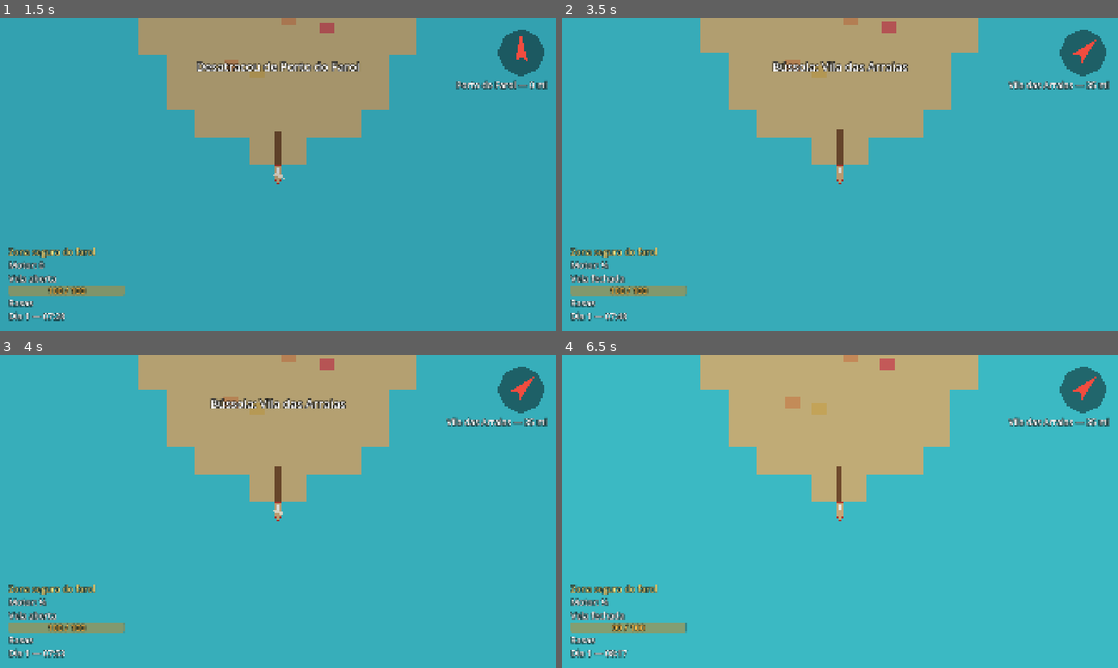
Above: before the commit, frames 1-4 (two rows, left to right).
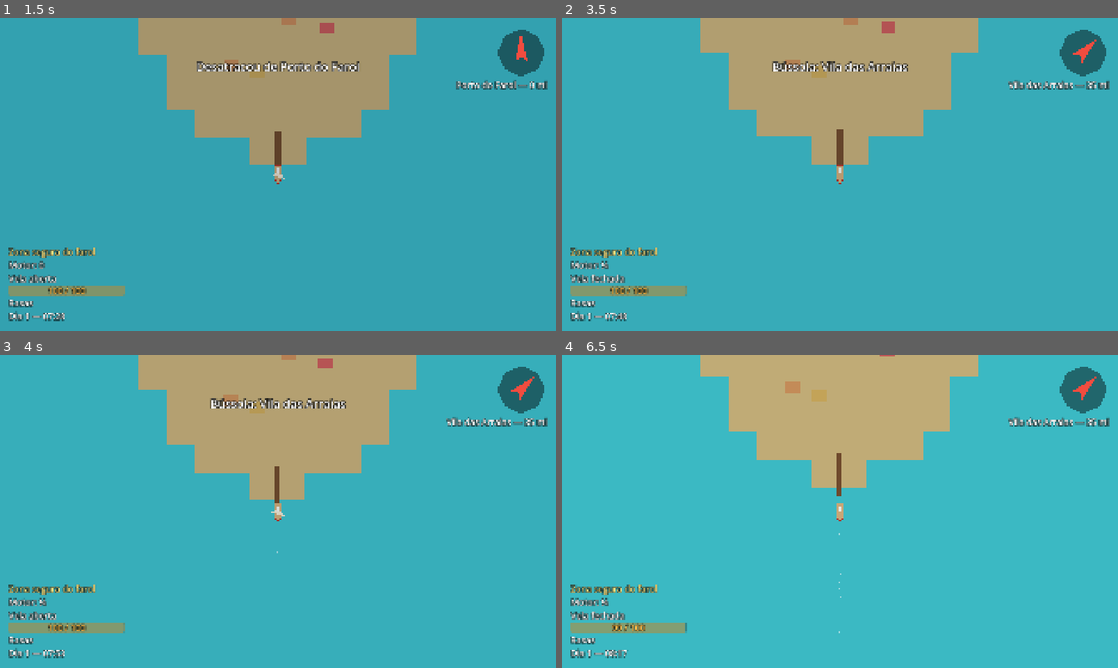
Above: after the commit, the same moments.

Repository: gabrielrm72660/pescador-da-vila
Game: Godot game, scene res://cenas/Principal.tscn
The game is run twice, just before and just after one commit, with the same random seed, the same clock (stepped at 60 frames per second) and the same inputs.
Inputs:
- Up to frame 1 (1.5 s): tap V (vela) at 0.6 s; tap E (atracar) at 1.35 s
- Up to frame 2 (3.5 s): tap V (vela) at 1.55, 2.3, 3.05 s; tap Enter at 2 s; tap B (destino) at 2.1 s; tap Space at 2.75 s; tap W (motor_subir) at 2.85 s
- Up to frame 3 (4 s): tap V (vela) at 3.6 s
- Up to frame 4 (6.5 s): tap D (virar_dir) at 4.35 s; tap V (vela) at 4.55, 5.3, 5.85 s; tap A (virar_esq) at 5.1 s

Frame 1 is identical in both runs. In frame 2, 0.1% of the frame differs, in the area x 35-65%, y 1-39%; in frame 3, 0.4%; in frame 4, 2.9%, in the area x 24-75%, y 0-89%.

Commit message:
fix: correções da revisão final da fase 2
- barco não fica mais preso na costa nem na borda: só perde embalo o que vai contra a parede
- aviso quando o combustível acaba (abrir a vela)
- aviso na borda do mundo e câmera limitada ao mapa
- zona do painel segue o tile (célula), não o ponto exato

Co-Authored-By: Claude Fable 5.2 <noreply@anthropic.com>
Claude-Session: https://claude.ai/code/session_016UFxTBVdX3eT4ethx5aHNb

Diff:
--- a/pescador/cenas/barco.gd
+++ b/pescador/cenas/barco.gd
@@ -5,6 +5,7 @@
 const Navegacao = preload("res://logica/navegacao.gd")
 
 signal combustivel_mudou(valor: float)
+signal combustivel_acabou
 
 @export var nivel_motor := 1
 @export var vela_grande := false
@@ -45,6 +46,8 @@
 		if gasto > 0.0:
 			combustivel = maxf(0.0, combustivel - gasto)
 			combustivel_mudou.emit(combustivel)
+			if combustivel <= 0.0:
+				combustivel_acabou.emit()
 	velocity = Vector2.from_angle(rotation) * vel + Navegacao.deriva(p_corrente_ang, p_vento_ang, p_forca_vento)
 	_visual()
 
@@ -58,9 +61,10 @@
 	}
 	passo(dt, entrada, vento_ang, forca_vento, corrente_ang)
 	move_and_slide()
-	# bateu de frente na costa: perde o embalo em vez de empurrar a ilha para sempre
-	if get_slide_collision_count() > 0:
-		vel *= 0.6
+	# bateu na costa: perde só o embalo que vai contra ela; de lado desliza e de ré sai livre
+	var frente := Vector2.from_angle(rotation)
+	for i in get_slide_collision_count():
+		vel = Navegacao.freio_colisao(vel, frente, get_slide_collision(i).get_normal())
 
 
 func _visual() -> void:
--- a/pescador/cenas/mundo.gd
+++ b/pescador/cenas/mundo.gd
@@ -23,6 +23,7 @@
 var aviso_id := 0
 var _rng := RandomNumberGenerator.new()
 var _iniciado := false
+var _na_borda := false
 
 
 func _ready() -> void:
@@ -42,6 +43,14 @@
 	$Farol.position = Mapa._v(mundo.farol.pos)
 	_montar_cidades()
 	_ler_estado()
+	barco.combustivel_acabou.connect(func(): _avisar("Sem combustível! Abra a vela (V) e use o vento"))
+	var cam := barco.get_node_or_null("Camera2D") as Camera2D
+	if cam:                                  # a câmera para na borda: não mostra o vazio além do mapa
+		var lim := int(mundo.mapa.limite)
+		cam.limit_left = -lim
+		cam.limit_top = -lim
+		cam.limit_right = lim
+		cam.limit_bottom = lim
 	_atracar_em(_cidade(cidade_atual if cidade_atual != "" else "porto_farol"))
 	avancar_tempo(0.0)
 
@@ -135,6 +144,10 @@
 	if novo_dia != dia:
 		dia = novo_dia
 		_gravar_estado()
+	var borda: bool = not barco.atracado and Mapa.perto_da_borda(mundo, barco.position)
+	if borda and not _na_borda:
+		_avisar("Fim das águas conhecidas — dê meia-volta")
+	_na_borda = borda
 	var b := Tempo.brilho(t)
 	$Luz.color = NOITE.lerp(Color.WHITE, (b - 0.12) / 0.88)
 	var noite := Tempo.eh_noite(t)
@@ -197,7 +210,7 @@
 
 func dados_hud() -> Dictionary:
 	var pos: Vector2 = barco.position
-	var z := Mapa.zona_em(mundo, pos)
+	var z := Mapa.zona_da_celula(mundo, pos)
 	var dst := _destino()
 	var farol := Mapa._v(mundo.farol.pos)
 	return {
--- a/pescador/logica/mapa.gd
+++ b/pescador/logica/mapa.gd
@@ -42,6 +42,18 @@
 	return PROFUNDA
 
 
+## Zona do tile onde o ponto está (o centro da célula): é o que o mapa pinta e o que o jogador vê.
+static func zona_da_celula(mundo: Dictionary, pos: Vector2) -> int:
+	var cel := float(mundo.get("mapa", {}).get("celula", 128))
+	return zona_em(mundo, Vector2(floorf(pos.x / cel) * cel + cel / 2.0, floorf(pos.y / cel) * cel + cel / 2.0))
+
+
+## Perto da parede que fecha o mundo (a até `margem` px do limite)?
+static func perto_da_borda(mundo: Dictionary, pos: Vector2, margem := 600.0) -> bool:
+	var lim := float(mundo.get("mapa", {}).get("limite", 0.0))
+	return lim > 0.0 and maxf(absf(pos.x), absf(pos.y)) >= lim - margem
+
+
 ## A cidade cujo cais está a até raio_cais do ponto, ou {}.
 static func cais_proximo(mundo: Dictionary, pos: Vector2) -> Dictionary:
 	for c in mundo.get("cidades", []):
--- a/pescador/logica/navegacao.gd
+++ b/pescador/logica/navegacao.gd
@@ -44,6 +44,13 @@
 	return CONSUMO_MAX * frac * dt * maxf(0.0, 1.0 - DESCONTO_MOTORISTA * nivel_motorista)
 
 
+## Bateu na costa: só perde embalo a parte da velocidade que vai CONTRA a parede (até 40% de frente).
+## Raspando de lado ou saindo de ré nada se perde, para o barco nunca ficar preso.
+static func freio_colisao(vel: float, frente: Vector2, normal: Vector2) -> float:
+	var contra := (frente * signf(vel)).dot(-normal)
+	return vel * (1.0 - 0.4 * clampf(contra, 0.0, 1.0))
+
+
 static func taxa_giro(leme_melhorado: bool) -> float:
 	return 2.0 if leme_melhorado else 1.6
 
--- a/pescador/testes/test_revisao.gd
+++ b/pescador/testes/test_revisao.gd
@@ -70,3 +70,65 @@
 # Importante 4 — nenhum peixe vale R$ 0
 func test_peixe_minimo_vale_um_real():
 	igual(E.exemplar_com_f(E.por_id(l, "peixe_lanterna"), 0.0).valor, 1, "lanterna pequeno vale R$ 1")
+
+
+# ---- Revisão final da fase 2 ----
+const NV = preload("res://logica/navegacao.gd")
+const MP = preload("res://logica/mapa.gd")
+
+func _mundo2():
+	var m = load("res://cenas/Mundo.tscn").instantiate()
+	m.iniciar()
+	return m
+
+# Importante 1 — o barco não fica preso na costa: só perde embalo o que vai CONTRA a parede
+func test_freio_de_colisao_so_contra_a_parede():
+	var frente := Vector2.RIGHT
+	perto(NV.freio_colisao(100.0, frente, Vector2.LEFT), 60.0, 1e-6, "de frente perde 40%")
+	perto(NV.freio_colisao(100.0, frente, Vector2.UP), 100.0, 1e-6, "raspando de lado não perde")
+	perto(NV.freio_colisao(-30.0, frente, Vector2.LEFT), -30.0, 1e-6, "de ré, saindo da parede, não perde")
+	perto(NV.freio_colisao(-30.0, frente, Vector2.RIGHT), -18.0, 1e-6, "de ré contra a parede perde")
+	var meio := NV.freio_colisao(100.0, frente, Vector2(-1, -1).normalized())
+	afirmar(meio > 60.0 and meio < 100.0, "em ângulo perde só uma parte: %f" % meio)
+
+# Importante 2 — acabar o combustível avisa e manda abrir a vela
+func test_sem_combustivel_avisa():
+	var m = _mundo2(); var b = m.barco
+	b.atracado = false; b.marcha = 4; b.combustivel = 0.05
+	var antes: int = m.aviso_id
+	for i in 5:
+		b.passo(0.1, {}, 0.0, 1.0, 0.0)
+	igual(b.combustivel, 0.0, "acabou")
+	afirmar(m.aviso_id == antes + 1, "avisou uma vez só: %d" % (m.aviso_id - antes))
+	afirmar(m.aviso.to_lower().contains("combustível") and m.aviso.contains("vela"), "aviso: %s" % m.aviso)
+	m.free()
+
+# Importante 3 — a borda do mundo avisa e a câmera não mostra o vazio
+func test_borda_do_mundo_avisa_e_limita_a_camera():
+	var m = _mundo2(); var b = m.barco
+	var lim := float(m.mundo.mapa.limite)
+	afirmar(not MP.perto_da_borda(m.mundo, Vector2.ZERO), "o centro não é borda")
+	afirmar(MP.perto_da_borda(m.mundo, Vector2(lim - 100, 0)), "leste")
+	afirmar(MP.perto_da_borda(m.mundo, Vector2(0, -lim + 100)), "norte")
+	var cam: Camera2D = b.get_node("Camera2D")
+	igual(cam.limit_right, int(lim), "limite da câmera à direita")
+	igual(cam.limit_top, -int(lim), "limite da câmera em cima")
+	b.atracado = false; b.position = Vector2(lim - 100, 0)
+	var antes: int = m.aviso_id
+	m.avancar_tempo(0.1); m.avancar_tempo(0.1)
+	igual(m.aviso_id, antes + 1, "avisa ao chegar, não a cada quadro")
+	afirmar(m.aviso.contains("águas conhecidas"), "aviso: %s" % m.aviso)
+	b.position = Vector2.ZERO; m.avancar_tempo(0.1)
+	b.position = Vector2(lim - 100, 0); m.avancar_tempo(0.1)
+	igual(m.aviso_id, antes + 2, "avisa de novo se voltar à borda")
+	m.free()
+
+# Menor — a zona do painel segue os tiles (célula inteira), não o ponto exato
+func test_zona_da_celula_bate_com_o_tile():
+	var mundo: Dictionary = MK.carregar_dados().mundo
+	var cel := float(mundo.mapa.celula)
+	for p in [Vector2(2238, -7266), Vector2(10, 10), Vector2(-3500, -3000), Vector2(3000.5, 3000.5)]:
+		var centro := Vector2(floorf(p.x / cel) * cel + cel / 2.0, floorf(p.y / cel) * cel + cel / 2.0)
+		igual(MP.zona_da_celula(mundo, p), MP.zona_em(mundo, centro), "ponto %s" % str(p))
+	igual(MP.zona_em(mundo, Vector2(2238, -7266)), MP.TERRA, "o ponto exato cai no círculo de terra")
+	afirmar(MP.zona_da_celula(mundo, Vector2(2238, -7266)) != MP.TERRA, "mas o tile ali é água, e o painel segue o tile")
Not shown, changed: pescador/LEIAME.md
